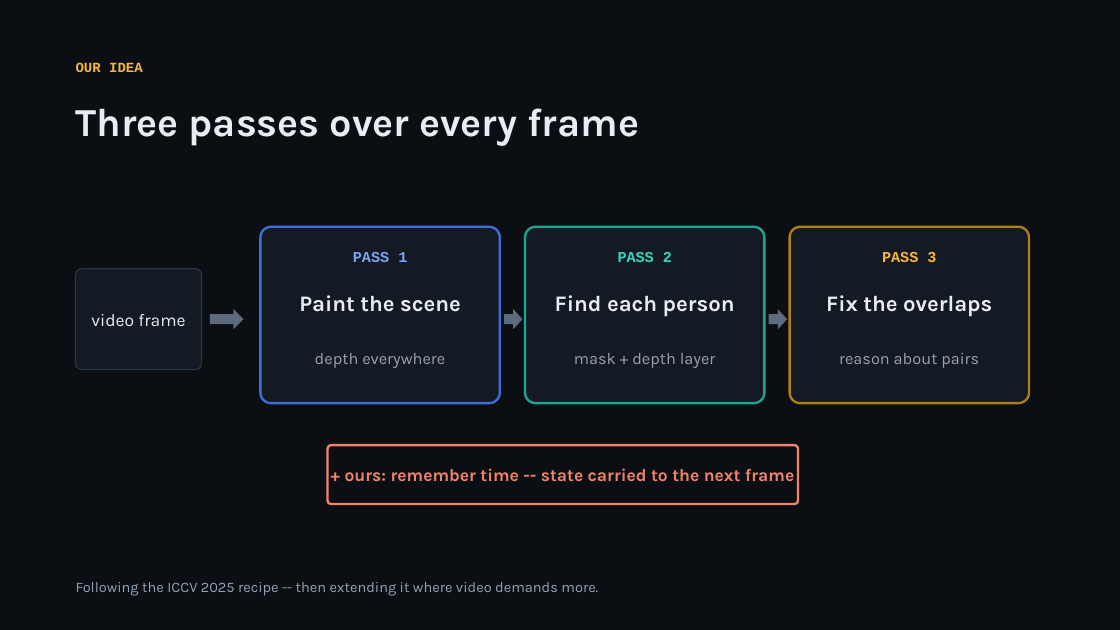
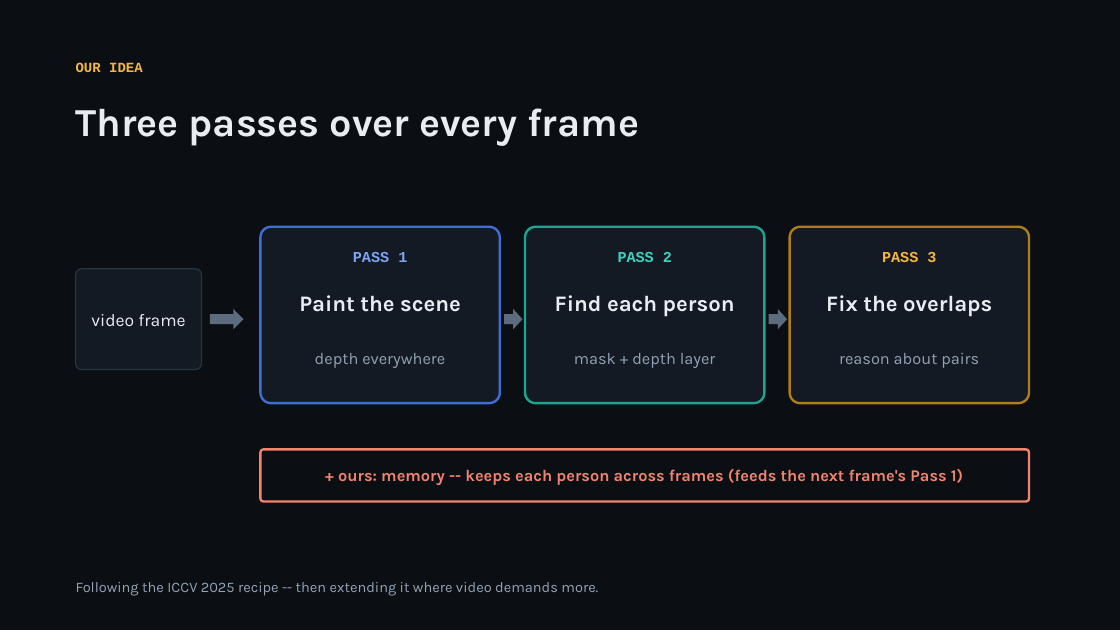
Before and after one commit to KSJanjua/ProCodes, a slide deck: slide 6 of docs/presentation/instancedepth-journey.pptx. Drawn at 1120x630 pixels with LibreOffice and Linux fonts; fonts in the diff are those of the drawing. Boxes give left, top, right and bottom in pixels: in the first picture for what was removed or moved away, otherwise in the second. Text is boxed around its words. In the diff, an @@ line names an element or a change of style, - is before the commit and + after.

Commit message:
Deck: redraw temporal loop as a memory band, not a Pass3->Pass1 arrow
Previous fix only relabeled the arrow; its geometry still ran Pass 3 ->
Pass 1, so it still *looked* like a within-frame edge. Replaced the long
loop with a dashed "memory" band spanning under the whole per-frame
pipeline plus a short recurrence arrow up into Pass 1 only, labelled
"next frame" -- so nothing visually connects Pass 3 back to Pass 1. pptx
badge widened into the same band under all three passes and reworded.
Regenerated the .pptx.

```diff
--- a/docs/presentation/instancedepth-journey.pptx
+++ b/docs/presentation/instancedepth-journey.pptx
@@ rounded rectangle: place and size @@
-rounded rectangle at bbox=[328, 445, 798, 504]
+rounded rectangle at bbox=[260, 450, 1029, 502]
@@ text at bbox=[338, 469, 963, 485]: text changed; size 15 to 14 pt @@
-+ ours: remember time -- state carried to the next frame
++ ours: memory -- keeps each person across frames (feeds the next frame's Pass 1)
```
Also in this commit, not shown: 2 other files.
